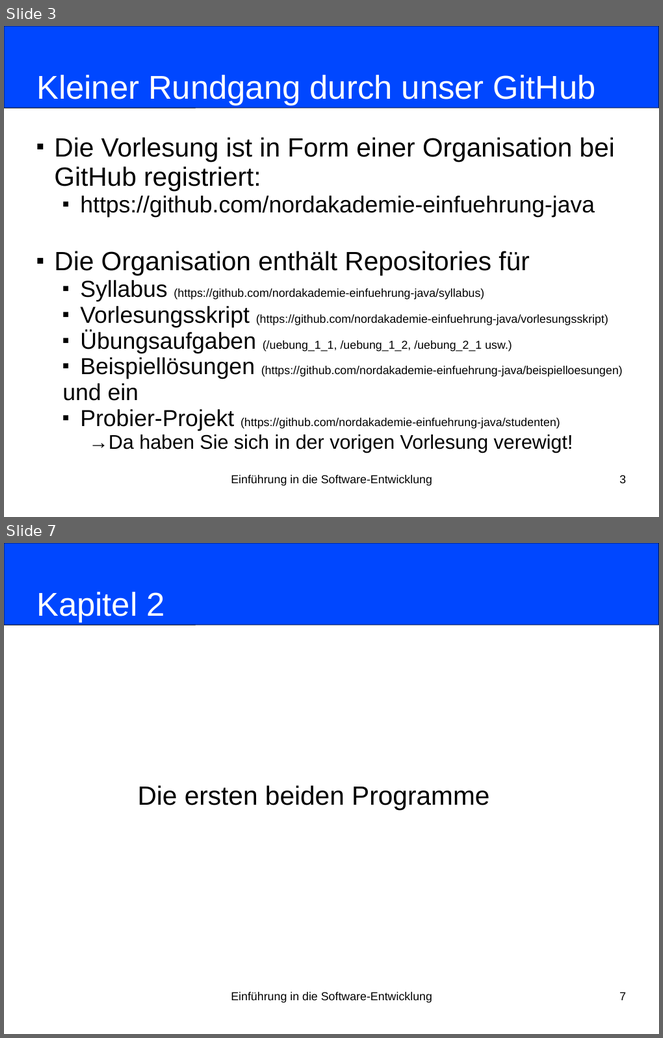
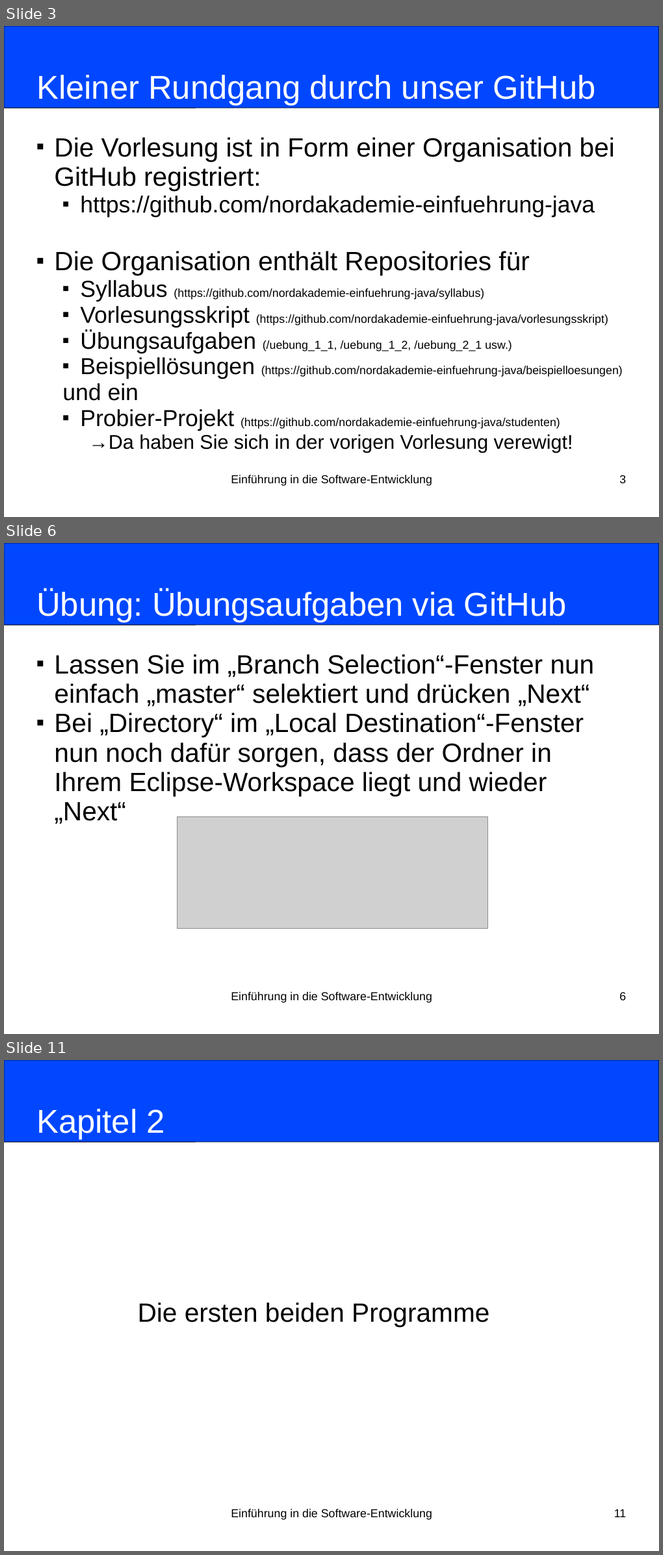
Before and after one commit to nordakademie-einfuehrung-java/vorlesungsskript, a slide deck: folien/Semester_03_Termin_02_Kapitel02.ppt. Shown one above the other, each under a label of ours: slides 3 and 7 before the commit, slides 3, 6 and 11 after it; the slides between them are not shown. The pictures are 663x1038 and 663x1555 pixels, drawn with LibreOffice and Linux fonts; fonts in the diff are those of the drawing; grey boxes stand for pictures. Boxes give left, top, right and bottom in pixels: in the first picture for what was removed or moved away, otherwise in the second. Text is boxed around its words. In the diff, an @@ line names an element or a change of style, - is before the commit and + after.

Commit message:
switched to Eclipse plugin for Git instead of GitHub for Desktop

```diff
--- a/folien/Semester_03_Termin_02_Kapitel02.ppt
+++ b/folien/Semester_03_Termin_02_Kapitel02.ppt
@@ slide 6 added at box(4, 543, 659, 1034), background #FFFFFF @@
@@ rounded rectangle added at box(4, 543, 659, 625), fill #0047FF, outline #000000 0.74 pt @@
@@ title added at box(36, 589, 567, 622), 40 pt, text #FFFFFF @@
+Übung: Übungsaufgaben via GitHub
@@ subtitle added at box(54, 654, 595, 824), 32 pt, text #000000 @@
+■ Lassen Sie im „Branch Selection“-Fenster nun einfach „master“ selektiert und drücken „Next“
+■ Bei „Directory“ im „Local Destination“-Fenster nun noch dafür sorgen, dass der Ordner in Ihrem Eclipse-Workspace liegt und wieder „Next“
@@ picture added at box(177, 817, 488, 930) @@
@@ text added at box(231, 992, 432, 1003), 14 pt, text #000000 @@
+Einführung in die Software-Entwicklung
@@ page number added at box(620, 992, 626, 1001), 14 pt, text #000000 @@
+6
@@ what was slide 7 is now slide 11 @@
@@ page number at box(614, 1509, 626, 1518): text changed @@
-7
+11
```
Also in this commit, not shown: 3 slides changed, 3 other slides added.
